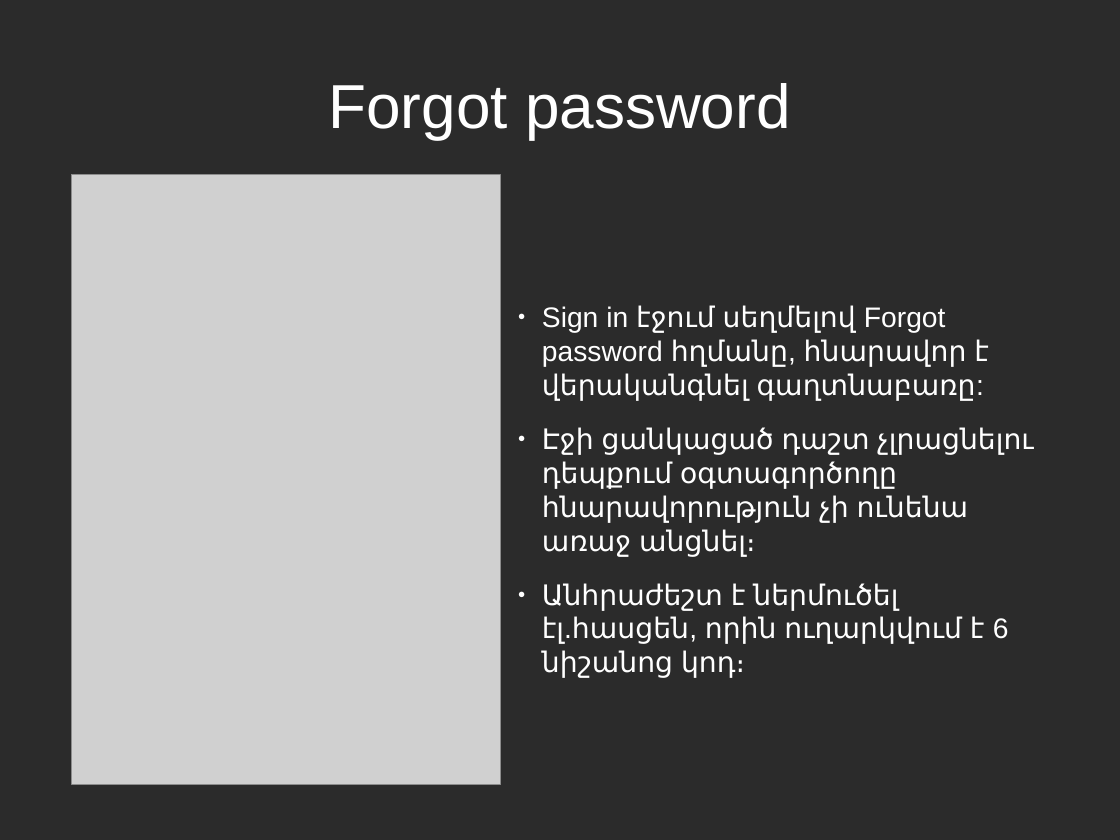
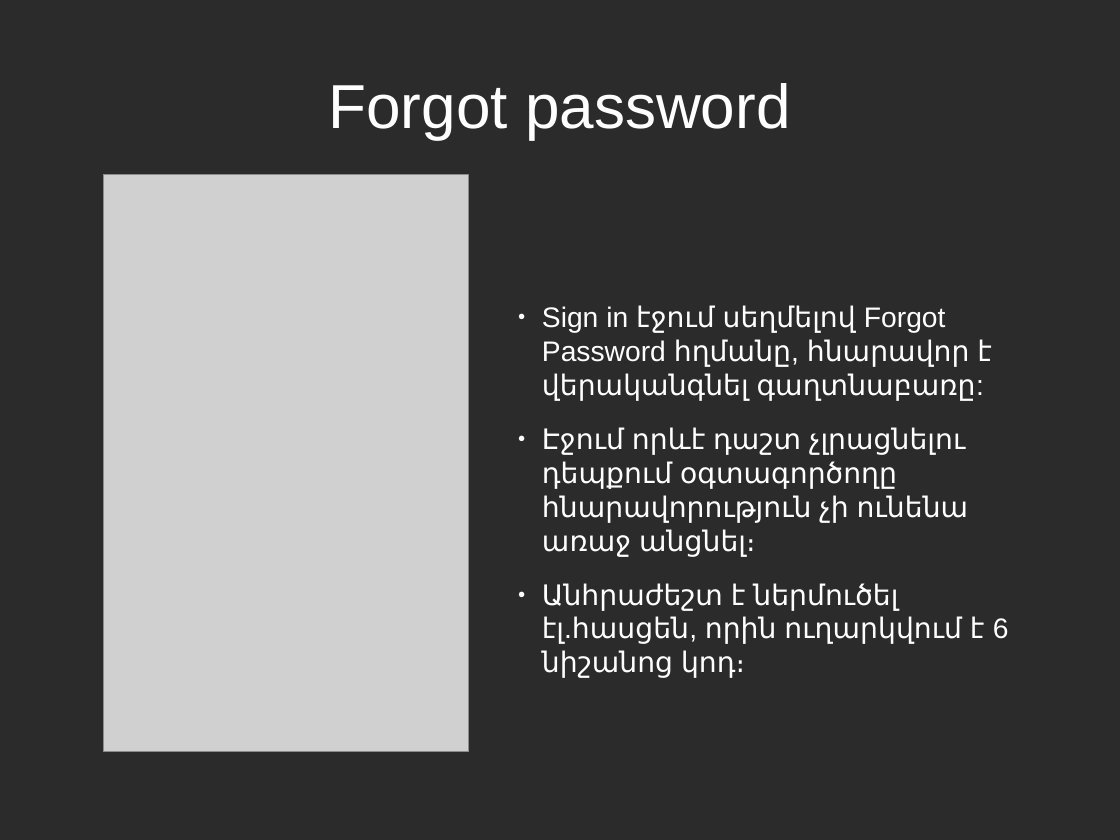
Before and after one commit to vanit-basic/instant_messenger, a slide deck: slide 7 of Documentation/Documentation.odp. Drawn at 1120x840 pixels with LibreOffice and Linux fonts; fonts in the diff are those of the drawing; grey boxes stand for pictures; background and template pictures are left out; a plain dark background stands for a picture behind light text. Boxes give left, top, right and bottom in pixels: in the first picture for what was removed or moved away, otherwise in the second. Text is boxed around its words. In the diff, an @@ line names an element or a change of style, - is before the commit and + after.

```diff
--- a/Documentation/Documentation.odp
+++ b/Documentation/Documentation.odp
@@ picture: place and size @@
-picture at (72, 175, 501, 785)
+picture at (104, 175, 469, 752)
@@ text at (542, 305, 992, 557): text changed @@
-● Sign in էջում սեղմելով Forgot password հղմանը, հնարավոր է վերականգնել գաղտնաբառը:
-● Էջի ցանկացած դաշտ չլրացնելու դեպքում օգտագործողը հնարավորություն չի ունենա առաջ անցնել։
+● Sign in էջում սեղմելով Forgot Password հղմանը, հնարավոր է վերականգնել գաղտնաբառը:
+● Էջում որևէ դաշտ չլրացնելու դեպքում օգտագործողը հնարավորություն չի ունենա առաջ անցնել։
```
Also in this commit, not shown: 20 other slides changed.
